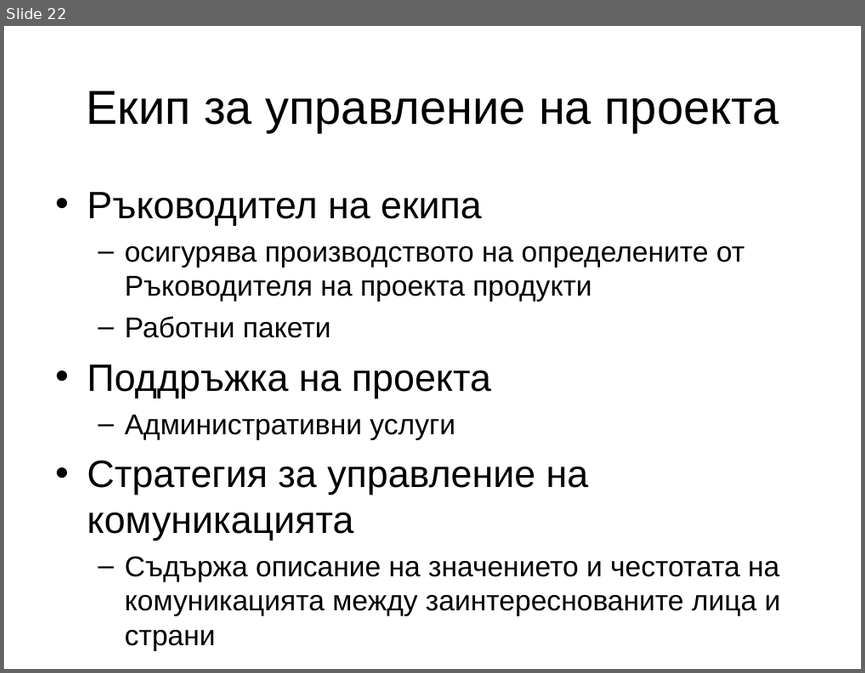
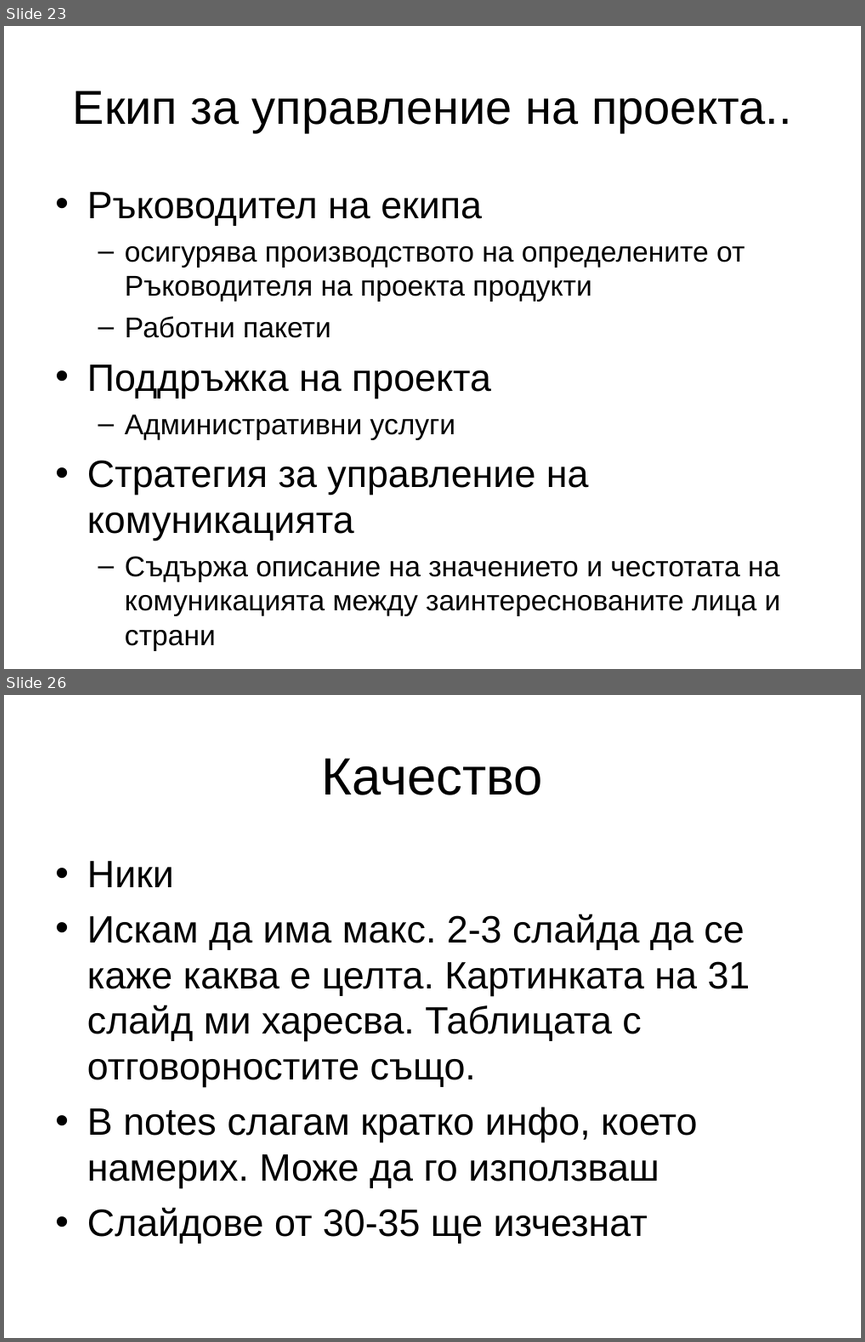
Before and after one commit to marvellouz/PM, a slide deck: prince2_v0.6bg.ppt. Shown one above the other, each under a label of ours: slide 22 before the commit, slides 23 and 26 after it; the slides between them are not shown. The pictures are 865x673 and 865x1342 pixels, drawn with LibreOffice and Linux fonts; fonts in the diff are those of the drawing. Boxes give left, top, right and bottom in pixels: in the first picture for what was removed or moved away, otherwise in the second. Text is boxed around its words. In the diff, an @@ line names an element or a change of style, - is before the commit and + after.

```diff
--- a/prince2_v0.6bg.ppt
+++ b/prince2_v0.6bg.ppt
@@ slide 26 added at <box>4,695,861,1338</box>, background #FFFFFF @@
@@ title added at <box>322,758,543,795</box>, 44 pt, text #000000 @@
+Качество
@@ text added at <box>87,861,750,1243</box>, 32 pt, text #000000 @@
+• Ники
+• Искам да има макс. 2-3 слайда да се каже каква е целта. Картинката на 31 слайд ми харесва. Таблицата с отговорностите също.
+• В notes слагам кратко инфо, което намерих. Може да го използваш
+• Слайдове от 30-35 ще изчезнат
@@ what was slide 22 is now slide 23 @@
@@ slide 23 changed as well @@
@@ text at <box>73,91,792,132</box>: text changed @@
-Екип за управление на проекта
+Екип за управление на проекта..
```
Also in this commit, not shown: 47 other slides changed, 4 other slides added, 1 other file.
